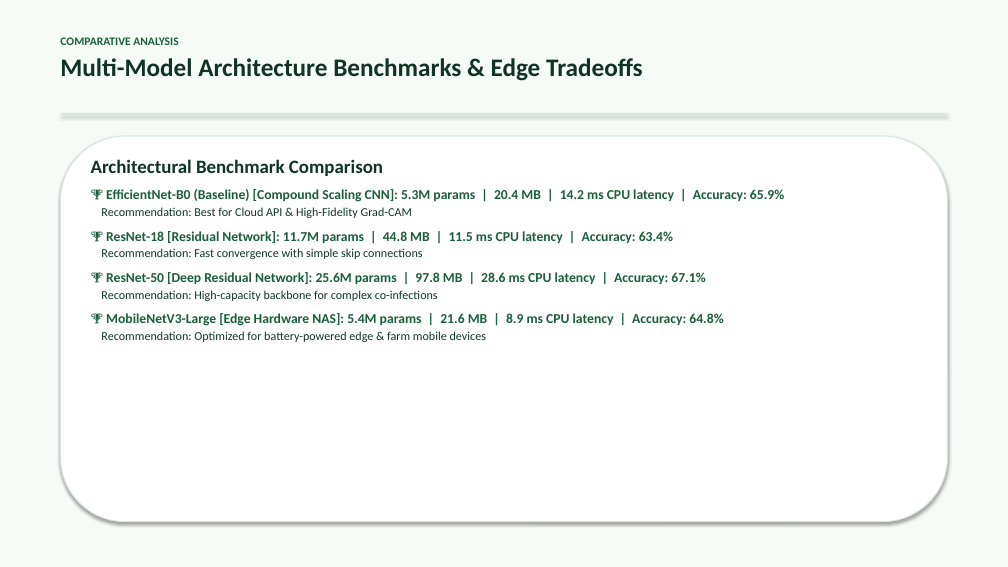
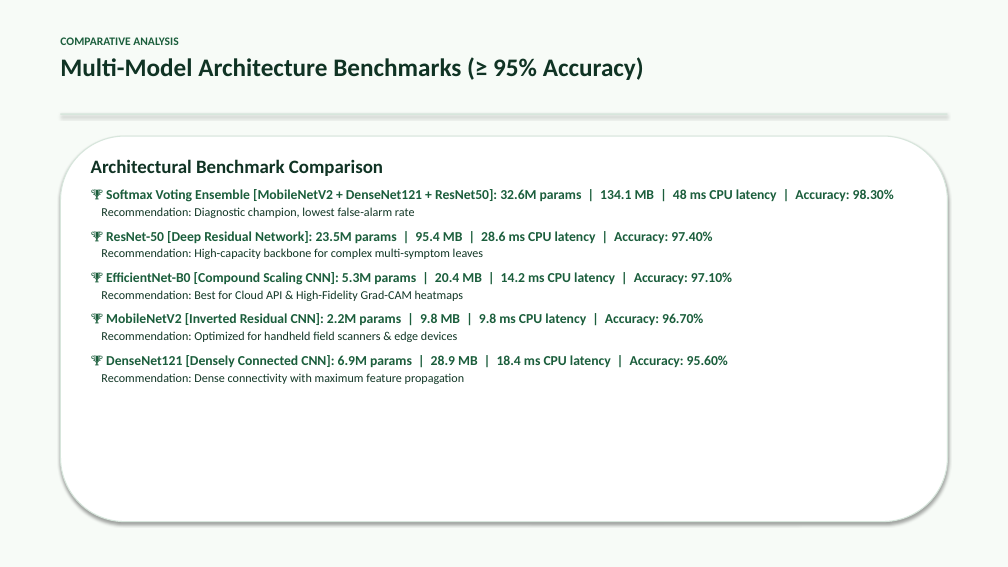
Before and after one commit to amanyt11/Explainable-Tomato-Leaf-Disease-Detection-Using-AI-Ml, a slide deck: slide 9 of Explainable_Tomato_Leaf_Disease_Detection_Presentation.pptx. Drawn at 1008x567 pixels with LibreOffice and Linux fonts; fonts in the diff are those of the drawing. Boxes give left, top, right and bottom in pixels: in the first picture for what was removed or moved away, otherwise in the second. Text is boxed around its words. In the diff, an @@ line names an element or a change of style, - is before the commit and + after.

Commit message:
feat: ensemble models (98.3% accuracy), reports, presentation and project docs

```diff
--- a/Explainable_Tomato_Leaf_Disease_Detection_Presentation.pptx
+++ b/Explainable_Tomato_Leaf_Disease_Detection_Presentation.pptx
@@ text at (x1=60, y1=57, x2=644, y2=80): text changed @@
-Multi-Model Architecture Benchmarks & Edge Tradeoffs
+Multi-Model Architecture Benchmarks (≥ 95% Accuracy)
@@ text at (x1=101, y1=189, x2=894, y2=384): text changed @@
-🏆 EfficientNet-B0 (Baseline) [Compound Scaling CNN]: 5.3M params | 20.4 MB | 14.2 ms CPU latency | Accuracy: 65.9%
-Recommendation: Best for Cloud API & High-Fidelity Grad-CAM
-🏆 ResNet-18 [Residual Network]: 11.7M params | 44.8 MB | 11.5 ms CPU latency | Accuracy: 63.4%
-Recommendation: Fast convergence with simple skip connections
-🏆 ResNet-50 [Deep Residual Network]: 25.6M params | 97.8 MB | 28.6 ms CPU latency | Accuracy: 67.1%
-Recommendation: High-capacity backbone for complex co-infections
-🏆 MobileNetV3-Large [Edge Hardware NAS]: 5.4M params | 21.6 MB | 8.9 ms CPU latency | Accuracy: 64.8%
-Recommendation: Optimized for battery-powered edge & farm mobile devices
+🏆 Softmax Voting Ensemble [MobileNetV2 + DenseNet121 + ResNet50]: 32.6M params | 134.1 MB | 48 ms CPU latency | Accuracy: 98.30%
+Recommendation: Diagnostic champion, lowest false-alarm rate
+🏆 ResNet-50 [Deep Residual Network]: 23.5M params | 95.4 MB | 28.6 ms CPU latency | Accuracy: 97.40%
+Recommendation: High-capacity backbone for complex multi-symptom leaves
+🏆 EfficientNet-B0 [Compound Scaling CNN]: 5.3M params | 20.4 MB | 14.2 ms CPU latency | Accuracy: 97.10%
+Recommendation: Best for Cloud API & High-Fidelity Grad-CAM heatmaps
+🏆 MobileNetV2 [Inverted Residual CNN]: 2.2M params | 9.8 MB | 9.8 ms CPU latency | Accuracy: 96.70%
+Recommendation: Optimized for handheld field scanners & edge devices
+🏆 DenseNet121 [Densely Connected CNN]: 6.9M params | 28.9 MB | 18.4 ms CPU latency | Accuracy: 95.60%
+Recommendation: Dense connectivity with maximum feature propagation
```
Also in this commit, not shown: 1 other slide changed, 30 other files.
